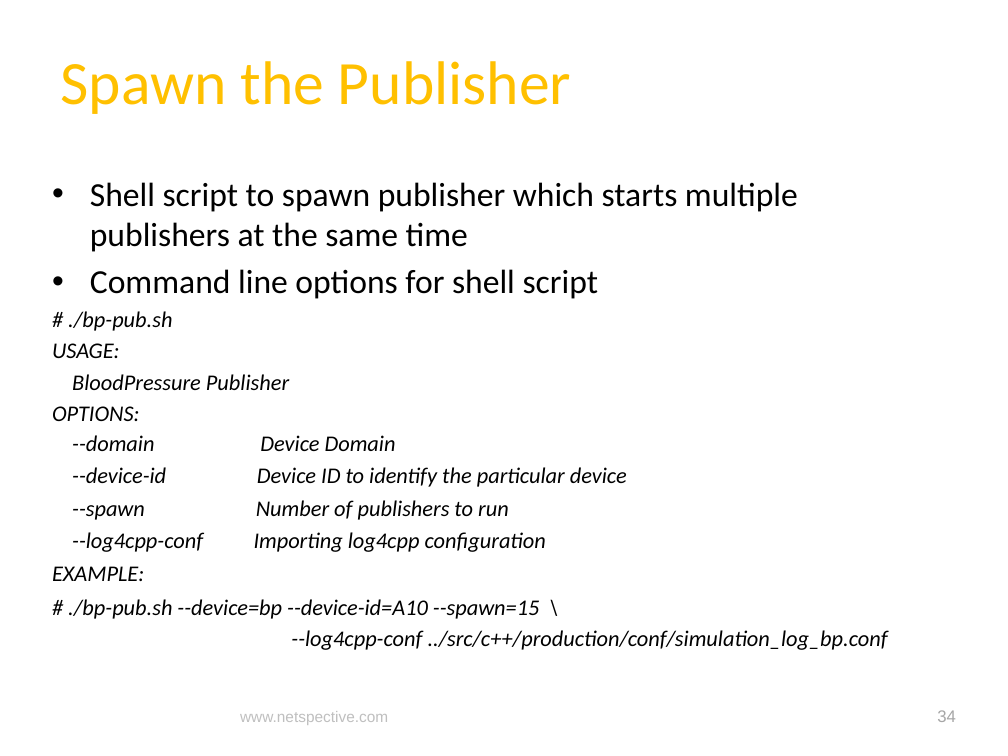
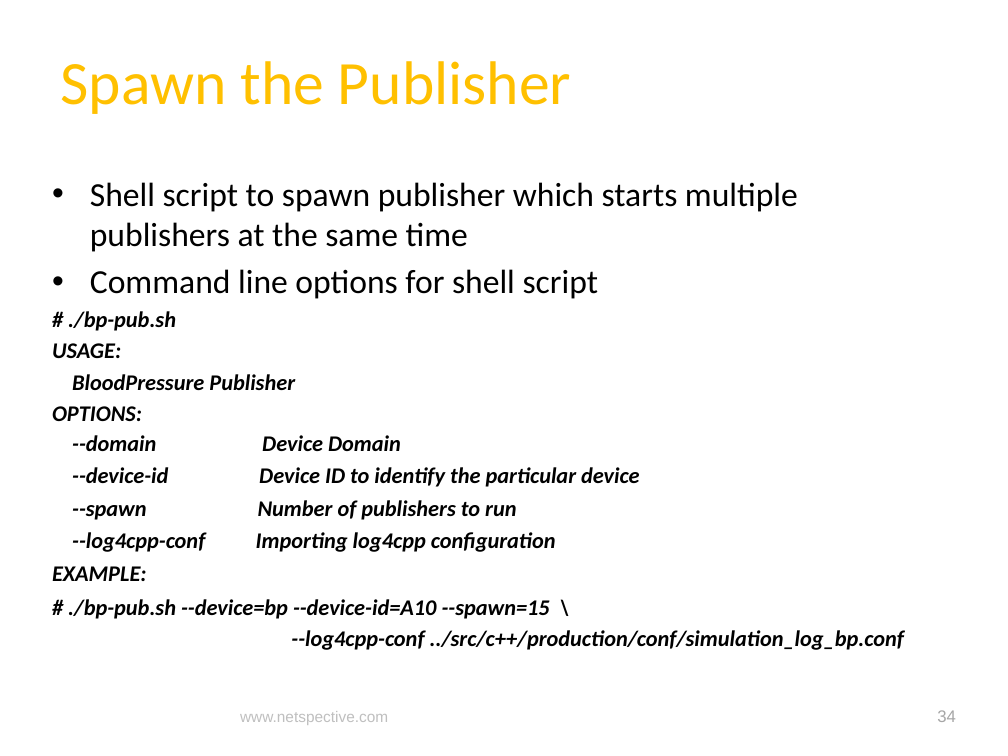
Before and after one commit to netspective/fluent, a slide deck: slide 34 of support/documents/Covidien Gateway Prototype Project Status and Plan.pptx. Drawn at 1008x756 pixels with LibreOffice and Linux fonts; fonts in the diff are those of the drawing; background and template pictures are left out. Boxes give left, top, right and bottom in pixels: in the first picture for what was removed or moved away, otherwise in the second. Text is boxed around its words. In the diff, an @@ line names an element or a change of style, - is before the commit and + after.

```diff
--- a/support/documents/Covidien Gateway Prototype Project Status and Plan.pptx
+++ b/support/documents/Covidien Gateway Prototype Project Status and Plan.pptx
@@ text at (x1=52, y1=311, x2=904, y2=650): bold on in "# ./bp-pub.sh", "USAGE:", "BloodPressure Publisher", "OPTIONS:" and 7 more places @@
```
Also in this commit, not shown: 9 other slides changed.
